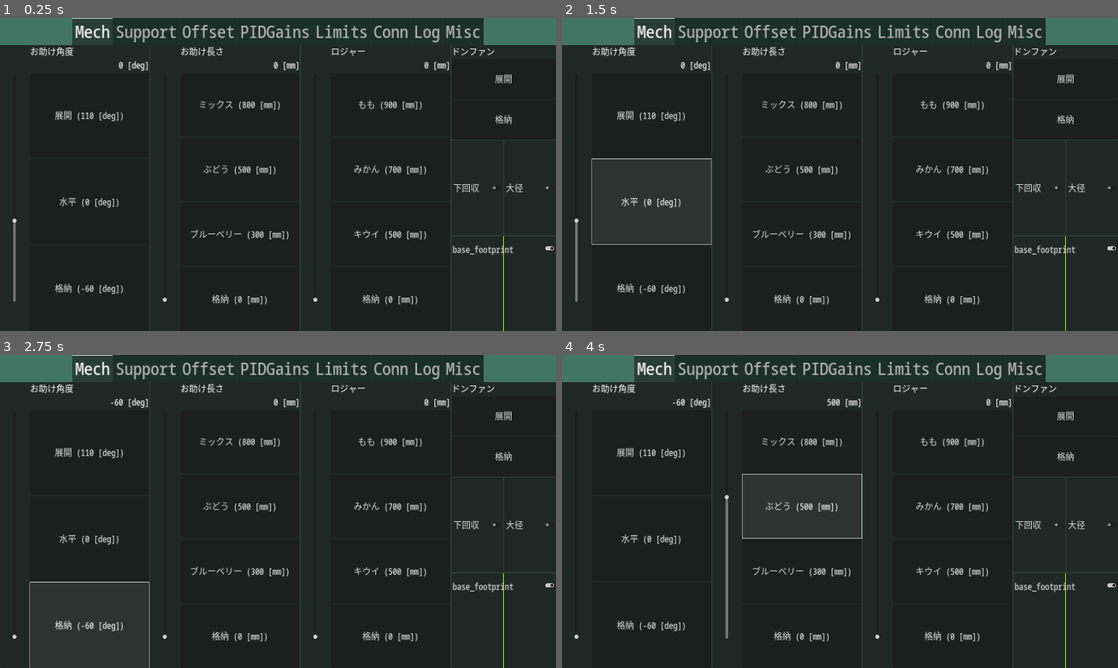
Above: before the commit, frames 1-4 (two rows, left to right).
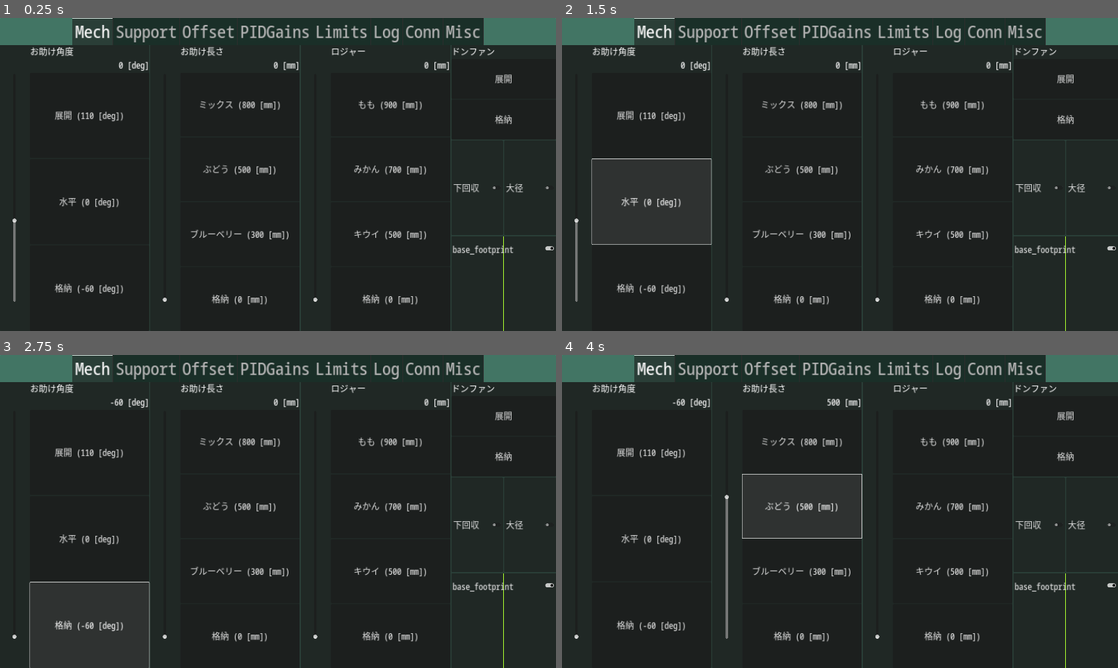
Above: after the commit, the same moments.

Repository: omuct-robotclub/nhk2023-team-a-controller
Game: Godot game, scene res://controls/controller.tscn
The game is run twice, just before and just after one commit, with the same random seed, the same clock (stepped at 60 frames per second) and the same inputs.
Inputs:
- Up to frame 1 (0.25 s): no input
- Up to frame 2 (1.5 s): click "展開 (110 [deg])" at 0.5 s; click "水平 (0 [deg])" at 1.25 s
- Up to frame 3 (2.75 s): click "格納 (-60 [deg])" at 2 s
- Up to frame 4 (4 s): click "ミックス (800 [mm])" at 2.75 s; click "ぶどう (500 [mm])" at 3.5 s

The runs differ from the first frame. In frame 1, 0.2% of the frame differs, in the area x 67-80%, y 2-8%; in frame 2, 0.2%; in frame 3, 0.2%; in frame 4, 0.2%.

Commit message:
add more features

Diff:
--- a/controls/controller.tscn
+++ b/controls/controller.tscn
@@ -4,7 +4,7 @@
 [ext_resource type="Script" path="res://scripts/avoid_notch.gd" id="2_3tkds"]
 [ext_resource type="Script" path="res://scripts/robot_controller.gd" id="3_oi048"]
 [ext_resource type="Script" path="res://scripts/reset_presets_button.gd" id="4_0p5sv"]
-[ext_resource type="PackedScene" uid="uid://d3nuevgxuea1c" path="res://controls/parameter_slider.tscn" id="4_ldxjf"]
+[ext_resource type="Script" path="res://scripts/acc_limit_controller.gd" id="4_lqmxo"]
 [ext_resource type="PackedScene" uid="uid://muuiqpin0e6h" path="res://controls/rosout_viewer.tscn" id="4_vqv0p"]
 [ext_resource type="Script" path="res://scripts/support_controller.gd" id="4_yedj2"]
 [ext_resource type="PackedScene" uid="uid://d3u0tvvu78rlr" path="res://controls/connection_indicator.tscn" id="5_2ccwf"]
@@ -237,6 +237,7 @@
 script = ExtResource("14_xppwc")
 
 [node name="Support" type="Panel" parent="MarginContainer/MainController/TabContainer"]
+visible = false
 layout_mode = 2
 script = ExtResource("4_yedj2")
 
@@ -408,8 +409,8 @@
 max_value = 1.0
 
 [node name="Limits" type="Panel" parent="MarginContainer/MainController/TabContainer"]
-visible = false
-layout_mode = 2
+layout_mode = 2
+script = ExtResource("4_lqmxo")
 
 [node name="MarginContainer" type="MarginContainer" parent="MarginContainer/MainController/TabContainer/Limits"]
 layout_mode = 1
@@ -421,37 +422,43 @@
 theme_override_constants/margin_left = 50
 theme_override_constants/margin_right = 50
 
-[node name="VBoxContainer" type="VBoxContainer" parent="MarginContainer/MainController/TabContainer/Limits/MarginContainer"]
-layout_mode = 2
-
-[node name="LinearAccel" parent="MarginContainer/MainController/TabContainer/Limits/MarginContainer/VBoxContainer" instance=ExtResource("4_ldxjf")]
-layout_mode = 2
-auto_init = true
-label_format = "Linear Accel  %7.2f [m/s^2]   "
-node_name = "/can_bridge"
-parameter_name = "linear_accel_limit"
+[node name="HBoxContainer" type="HBoxContainer" parent="MarginContainer/MainController/TabContainer/Limits/MarginContainer"]
+layout_mode = 2
+
+[node name="LinearAccLimit" parent="MarginContainer/MainController/TabContainer/Limits/MarginContainer/HBoxContainer" instance=ExtResource("8_36cg0")]
+layout_mode = 2
+size_flags_horizontal = 3
+display_name = "Linear Acceleration"
+save_name = "linear_acc"
+value_format = "%7.3f [m/s^2]"
+button_name_format = "%s   (%7.3f [m/s^2])"
+max_value = 15.0
+preset_names = Array[String](["普通", "低速"])
+preset_values = Array[float]([3.0, 1.0])
+
+[node name="AngularAccLimit" parent="MarginContainer/MainController/TabContainer/Limits/MarginContainer/HBoxContainer" instance=ExtResource("8_36cg0")]
+layout_mode = 2
+size_flags_horizontal = 3
+display_name = "Angular Acceleration"
+save_name = "angular_acc"
+value_format = "%7.3f [rad/s^2]"
+button_name_format = "%s   (%7.3f [rad/s^2])"
 max_value = 50.0
-
-[node name="AngularAccel" parent="MarginContainer/MainController/TabContainer/Limits/MarginContainer/VBoxContainer" instance=ExtResource("4_ldxjf")]
-layout_mode = 2
-auto_init = true
-label_format = "Angular Accel %7.2f [rad/s^2] "
-node_name = "/can_bridge"
-parameter_name = "angular_accel_limit"
-max_value = 50.0
+preset_names = Array[String](["普通", "低速"])
+preset_values = Array[float]([50.0, 25.0])
+
+[node name="Log" type="Panel" parent="MarginContainer/MainController/TabContainer"]
+visible = false
+layout_mode = 2
+
+[node name="RosOutViewer" parent="MarginContainer/MainController/TabContainer/Log" instance=ExtResource("4_vqv0p")]
+layout_mode = 1
 
 [node name="Conn" type="Panel" parent="MarginContainer/MainController/TabContainer"]
 visible = false
 layout_mode = 2
 
 [node name="ConnectionIndicator" parent="MarginContainer/MainController/TabContainer/Conn" instance=ExtResource("5_2ccwf")]
-layout_mode = 1
-
-[node name="Log" type="Panel" parent="MarginContainer/MainController/TabContainer"]
-visible = false
-layout_mode = 2
-
-[node name="RosOutViewer" parent="MarginContainer/MainController/TabContainer/Log" instance=ExtResource("4_vqv0p")]
 layout_mode = 1
 
 [node name="Misc" type="Panel" parent="MarginContainer/MainController/TabContainer"]
--- /dev/null
+++ b/scripts/acc_limit_controller.gd
@@ -0,0 +1,24 @@
+extends Panel
+
+@onready var linear_acc_limit: HBoxContainer = $MarginContainer/HBoxContainer/LinearAccLimit
+@onready var angular_acc_limit: HBoxContainer = $MarginContainer/HBoxContainer/AngularAccLimit
+
+func _ready() -> void:
+    linear_acc_limit.submitted.connect(
+        func() -> void:
+            RobotInterface.set_linear_accel_limit(linear_acc_limit.slider.value)
+    )
+    angular_acc_limit.submitted.connect(
+        func() -> void:
+            RobotInterface.set_angular_accel_limit(angular_acc_limit.slider.value)
+    )
+    RobotInterface.linear_accel_limit_changed.connect(
+        func() -> void:
+            linear_acc_limit.slider.value = RobotInterface.linear_accel_limit
+    )
+    RobotInterface.angular_accel_limit_changed.connect(
+        func() -> void:
+            angular_acc_limit.slider.value = RobotInterface.angular_accel_limit
+    )
+    linear_acc_limit.buttons.get_child(0).normal_pressed.emit()
+    angular_acc_limit.buttons.get_child(0).normal_pressed.emit()
--- a/scripts/robot_controller.gd
+++ b/scripts/robot_controller.gd
@@ -12,9 +12,12 @@
 
 var collecting_ := false
 var all_expanding_ := false
+var _is_prev_slow_mode := false
 
 @onready var cmd_vel_indicator_ = %CmdVelIndicator
 @onready var arm_length_slider: HBoxContainer = $TabContainer/Mech/ArmLengthController/Slider
+@onready var linear_acc_limit: HBoxContainer = $TabContainer/Limits/MarginContainer/HBoxContainer/LinearAccLimit
+@onready var angular_acc_limit: HBoxContainer = $TabContainer/Limits/MarginContainer/HBoxContainer/AngularAccLimit
 
 func _ready() -> void:
     cmd_vel_indicator_.max_linear_velocity = max_linear_speed
@@ -36,6 +39,10 @@
 func _get_velocity_multiplier(device: int) -> float:
     var shulder := clampf((Input.get_joy_axis(device, JOY_AXIS_TRIGGER_LEFT) - 0.5) * 2, 0, 1.0)
     return 1.0 - shulder * 0.666
+
+func _is_slow_mode(device: int) -> bool:
+    var a := Input.get_joy_axis(device, JOY_AXIS_TRIGGER_LEFT)
+    return a < 0.5
 
 func _get_joy_stick(device: int, x_axis: int, y_axis: int) -> Vector2:
     var v: Vector2
@@ -80,7 +87,9 @@
     var angular := 0.0
     var arm_vel := Vector2.ZERO
 
+    var slow_mode := false
     for device in CustomInput.allowed_device:
+        slow_mode = slow_mode || _is_slow_mode(device)
         var left_stick := _get_joy_stick(device, JOY_AXIS_LEFT_X, JOY_AXIS_LEFT_Y)
         var right_stick := _get_joy_stick(device, JOY_AXIS_RIGHT_X, JOY_AXIS_RIGHT_Y)
         var mul := _get_velocity_multiplier(device)
@@ -90,6 +99,14 @@
             arm_vel += right_stick * max_arm_pos_velocity
         else:
             angular += right_stick.x * mul
+
+    if slow_mode and (not _is_prev_slow_mode):
+        linear_acc_limit.buttons.get_child(1).normal_pressed.emit()
+        angular_acc_limit.buttons.get_child(1).normal_pressed.emit()
+    elif (not slow_mode) and _is_prev_slow_mode:
+        linear_acc_limit.buttons.get_child(0).normal_pressed.emit()
+        angular_acc_limit.buttons.get_child(0).normal_pressed.emit()
+    _is_prev_slow_mode = slow_mode
 
     for device in CustomInput.allowed_device:
         var mul := _get_velocity_multiplier(device)
--- a/scripts/robot_interface.gd
+++ b/scripts/robot_interface.gd
@@ -9,6 +9,8 @@
 signal arm_length_changed()
 signal arm_angle_changed()
 signal large_wheel_cmd_changed()
+signal linear_accel_limit_changed()
+signal angular_accel_limit_changed()
 
 var cmd_vel_publisher_enabled := true
 var cmd_vel_frame := "base_footprint"
@@ -19,15 +21,21 @@
 var arm_length: float
 var large_wheel_cmd: float
 
+var linear_accel_limit := 10.0
+var angular_accel_limit := 10.0
+
 var target_linear_velocity := Vector2()
 var target_angular_velocity := 0.0
+
+var filtered_linear_velocity := Vector2()
+var filtered_angular_velocity := 0.0
 
 var _publish_command_timer := Timer.new()
 @onready var _cmd_vel_stamped_pub := rosbridge.create_publisher("geometry_msgs/TwistStamped", "cmd_vel_stamped")
 @warning_ignore("unused_private_class_variable")
 @onready var _cmd_vel_filtered_sub := rosbridge.create_subscription("geometry_msgs/Twist", "cmd_vel_filtered", _cmd_vel_filtered_callback)
-var _filtered_linear_vel := Vector2()
-var _filtered_angular_vel := 0.0
+var _actual_linear_vel := Vector2()
+var _actual_angular_vel := 0.0
 @onready var _steer_state_sub := rosbridge.create_subscription("robot_interface/SteerUnitStates", "steer_states", _steer_states_callback)
 var steer_angles: Array = [0.0, 0.0, 0.0, 0.0]
 var steer_velocities: Array = [0.0, 0.0, 0.0, 0.0]
@@ -47,10 +55,26 @@
     add_child(_publish_command_timer)
     _publish_command_timer.start()
 
+func _process(delta: float) -> void:
+    var linear_diff := target_linear_velocity - filtered_linear_velocity
+    var linear_max_delta := linear_accel_limit * delta
+    if linear_diff.length() <= linear_max_delta:
+        filtered_linear_velocity = target_linear_velocity
+    else:
+        filtered_linear_velocity += linear_diff.limit_length(linear_max_delta)
+
+    var angular_diff := target_angular_velocity - filtered_angular_velocity
+    var angular_max_delta := angular_accel_limit * delta
+    if absf(angular_diff) <= linear_accel_limit:
+        filtered_angular_velocity = target_angular_velocity
+    else:
+        filtered_angular_velocity += clampf(angular_diff, -angular_max_delta, angular_max_delta)
+#    print(target_linear_velocity, filtered_linear_velocity)
+
 func _cmd_vel_filtered_callback(msg: Dictionary) -> void:
-    _filtered_linear_vel.x = msg.linear.x
-    _filtered_linear_vel.y = msg.linear.y
-    _filtered_angular_vel = msg.angular.z
+    _actual_linear_vel.x = msg.linear.x
+    _actual_linear_vel.y = msg.linear.y
+    _actual_angular_vel = msg.angular.z
 
 func _steer_states_callback(msg: Dictionary) -> void:
     steer_angles = msg.angles
@@ -66,17 +90,17 @@
             },
             "twist": {
                 "linear": {
-                    "x": target_linear_velocity.x,
-                    "y": target_linear_velocity.y
+                    "x": filtered_linear_velocity.x,
+                    "y": filtered_linear_velocity.y
                 },
                 "angular": {
-                    "z": target_angular_velocity
+                    "z": filtered_angular_velocity
                 }
             }
         })
 
-func get_filtered_target_linear_velocity() -> Vector2: return _filtered_linear_vel
-func get_filtered_target_angular_velocity() -> float: return _filtered_angular_vel
+func get_filtered_target_linear_velocity() -> Vector2: return _actual_linear_vel
+func get_filtered_target_angular_velocity() -> float: return _actual_angular_vel
 
 func start_unwinding() -> void:
     _unwind_cli.call_service({})
@@ -118,3 +142,11 @@
     large_wheel_cmd = cmd
     _large_wheel_cmd_pub.publish({"data": cmd})
     large_wheel_cmd_changed.emit()
+
+func set_linear_accel_limit(limit: float) -> void:
+    linear_accel_limit = limit
+    linear_accel_limit_changed.emit()
+
+func set_angular_accel_limit(limit: float) -> void:
+    angular_accel_limit = limit
+    angular_accel_limit_changed.emit()
